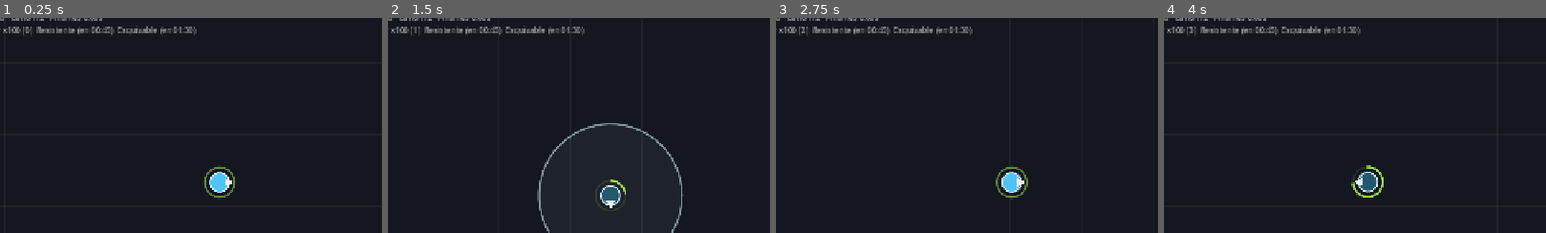
Above: before the commit, frames 1-4 (left to right).
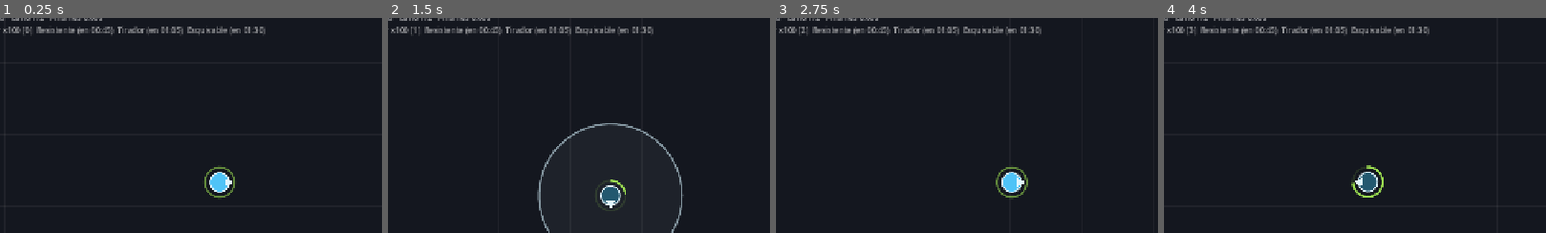
Above: after the commit, the same moments.

Repository: JesuaBetancor/survivor-prototype
Game: Godot game, scene res://scenes/main.tscn
Two runs of this game, one before a commit and one after it. Both use one fixed random seed, a clock stepped at 60 frames per second and the inputs below.
Inputs:
- Up to frame 1 (0.25 s): no input
- Up to frame 2 (1.5 s): tap Enter at 0.5 s; hold D (move_right) 0.53-1.28 s; tap Space (parry) at 0.6, 1.35 s; hold S (move_down) from 1.28 s (still down)
- Up to frame 3 (2.75 s): release S (move_down) at 2.03 s; hold D (move_right) from 2.03 s (still down); tap Space (parry) at 2.1 s
- Up to frame 4 (4 s): release D (move_right) at 2.78 s; hold W (move_up) 2.78-3.53 s; tap Space (parry) at 2.85, 3.6 s; hold A (move_left) from 3.53 s (still down)
The pictures show only the part of the screen within x 21-71%, y 12-62%; the shares and areas given below are measured in that part.

The runs differ from the first frame. In frame 1, 0.7% of the frame differs, in the area x 30-70%, y 3-9%; in frame 2, 0.7%; in frame 3, 0.7%; in frame 4, 0.7%.

Commit message:
Add a ranged enemy so the pulse radius upgrade has a job
Playtest feedback: with every enemy attacking in melee, a bigger pulse never
bought anything the player could not get by standing still. Tirador fires
from 340 px, well outside the 120 px starting radius, so the upgrade now
competes with closing the distance.

The shot is a real projectile at 225 px/s against the player's 250, so it
can be sidestepped. That keeps two answers open, matching the rest of the
roster: dodge the shot, or parry the shooter during its wind-up and the shot
never happens. Projectiles are parented to the spawner rather than the
shooter, since a shot has to outlive an enemy parried a frame later, and
they report hits through the same signal path as melee so there is one place
the player can be hurt.

Ranged types wear a ring silhouette. Pink alone read as another red circle
in a crowd, and telling a sniper from fodder is the difference between
closing in and backing off. Shape now carries the counterplay for all three
cases: solid circle melee, triangle unparriable, ring ranged.

This takes the roster to four types, past the three the original scope set.

Co-Authored-By: Claude Opus 5 <noreply@anthropic.com>

Diff:
--- a/project.godot
+++ b/project.godot
@@ -65,6 +65,7 @@
 2d_physics/layer_1="player"
 2d_physics/layer_2="enemies"
 2d_physics/layer_3="parry_pulse"
+2d_physics/layer_4="projectiles"
 
 [rendering]
 
--- /dev/null
+++ b/resources/ranged.tres
@@ -0,0 +1,28 @@
+[gd_resource type="Resource" script_class="EnemyType" load_steps=3 format=3]
+
+[ext_resource type="Script" path="res://scripts/enemy_type.gd" id="1_enemy_type"]
+[ext_resource type="PackedScene" path="res://scenes/projectile.tscn" id="2_projectile"]
+
+[resource]
+script = ExtResource("1_enemy_type")
+display_name = "Tirador"
+shape = 2
+color = Color(0.945, 0.384, 0.573, 1)
+telegraph_color = Color(1, 0.898, 0.31, 1)
+attack_color = Color(1, 1, 1, 1)
+radius = 13.0
+speed = 52.0
+attack_range = 340.0
+telegraph_duration = 1.0
+attack_duration = 0.15
+recovery_duration = 1.4
+damage = 1
+parry_hits_required = 1
+is_parriable = true
+xp_value = 3
+projectile_scene = ExtResource("2_projectile")
+projectile_speed = 225.0
+unlock_time = 65.0
+spawn_weight = 24.0
+weight_ramp_seconds = 60.0
+max_concurrent = 0
--- a/scenes/main.tscn
+++ b/scenes/main.tscn
@@ -9,6 +9,7 @@
 [ext_resource type="Resource" path="res://resources/tank.tres" id="7_tank"]
 [ext_resource type="Resource" path="res://resources/unparriable.tres" id="8_unparriable"]
 [ext_resource type="Script" path="res://scripts/health_pips.gd" id="9_pips"]
+[ext_resource type="Resource" path="res://resources/ranged.tres" id="10_ranged"]
 
 [node name="Main" type="Node2D"]
 script = ExtResource("1_main")
@@ -19,7 +20,7 @@
 [node name="Spawner" type="Node2D" parent="."]
 script = ExtResource("4_spawner")
 enemy_scene = ExtResource("5_enemy")
-enemy_types = Array[ExtResource("6_fodder")]([ExtResource("6_fodder"), ExtResource("7_tank"), ExtResource("8_unparriable")])
+enemy_types = Array[ExtResource("6_fodder")]([ExtResource("6_fodder"), ExtResource("7_tank"), ExtResource("10_ranged"), ExtResource("8_unparriable")])
 
 [node name="Player" parent="." instance=ExtResource("3_player")]
 
--- /dev/null
+++ b/scenes/projectile.tscn
@@ -0,0 +1,15 @@
+[gd_scene load_steps=3 format=3]
+
+[ext_resource type="Script" path="res://scripts/projectile.gd" id="1_projectile"]
+
+[sub_resource type="CircleShape2D" id="CircleShape2D_projectile"]
+radius = 7.0
+
+[node name="Projectile" type="Area2D"]
+z_index = 1
+collision_layer = 8
+collision_mask = 1
+script = ExtResource("1_projectile")
+
+[node name="CollisionShape2D" type="CollisionShape2D" parent="."]
+shape = SubResource("CircleShape2D_projectile")
--- a/scripts/enemy.gd
+++ b/scripts/enemy.gd
@@ -10,6 +10,9 @@
 
 signal died(enemy: Enemy, xp: int)
 signal hit_player(damage: int)
+## Ranged types emit this instead of hit_player; the shot carries the damage and
+## reports its own hit, so nothing depends on the shooter still being alive.
+signal projectile_fired(projectile: Projectile)
 
 @export var type: EnemyType
 
@@ -106,13 +109,32 @@
 		_enter_state(State.IDLE)
 
 
-## Fired once, on entering Attack. The player only gets hit if they are still in
-## range when the swing lands, so backing off is a valid answer to a telegraph.
+## Fired once, on entering Attack. For melee types the player only gets hit if
+## they are still in range when the swing lands, so backing off is a valid answer
+## to a telegraph. Ranged types launch a projectile instead.
 func _resolve_attack() -> void:
 	if not is_instance_valid(target):
 		return
+
+	if type.projectile_scene != null:
+		_fire_projectile()
+		return
+
 	if global_position.distance_to(target.global_position) <= type.attack_range:
 		hit_player.emit(type.damage)
+
+
+func _fire_projectile() -> void:
+	var shot: Projectile = type.projectile_scene.instantiate()
+	shot.setup(
+		type.damage, type.projectile_speed,
+		global_position.direction_to(target.global_position), type.color
+	)
+	shot.global_position = global_position
+	# Parented to the spawner, not to self: the shot has to outlive a shooter
+	# that gets parried a frame later.
+	get_parent().add_child(shot)
+	projectile_fired.emit(shot)
 
 
 # --- Parry interface (driven by the player's pulse in phase 3) --------------
@@ -186,16 +208,28 @@
 	match type.shape:
 		EnemyType.Shape.TRIANGLE:
 			_draw_triangle(size, color)
+		EnemyType.Shape.RING:
+			_draw_ring(size, color)
 		_:
 			draw_circle(Vector2.ZERO, size, color, true, -1.0, true)
 
 	if state == State.TELEGRAPH:
 		_draw_telegraph_ring()
+		if type.projectile_scene != null:
+			_draw_aim_line()
 
 
 ## Unparriable types wear a triangle so the "you cannot parry this, move" rule
 ## is legible from the silhouette alone, even buried in a red swarm. Drawn along
 ## local +X; the node's rotation aims it.
+## A hollow ring with a pip in the middle, reading as a sight. Ranged types are
+## the only ones the player must close on or out-range, so they cannot look like
+## the melee crowd they sit behind.
+func _draw_ring(size: float, color: Color) -> void:
+	draw_arc(Vector2.ZERO, size * 0.74, 0.0, TAU, 32, color, size * 0.52, true)
+	draw_circle(Vector2.ZERO, size * 0.3, color, true, -1.0, true)
+
+
 func _draw_triangle(size: float, color: Color) -> void:
 	draw_colored_polygon(PackedVector2Array([
 		Vector2(size * 1.5, 0.0),
@@ -214,6 +248,21 @@
 	draw_arc(
 		Vector2.ZERO, ring_radius, 0.0, TAU, 40,
 		Color(type.telegraph_color, alpha), 2.5, true
+	)
+
+
+## Ranged wind-ups need to show *where* the shot is going, not just that one is
+## coming: at 340 px the enemy is off in the crowd and the line is the only cue
+## tying it to the player.
+func _draw_aim_line() -> void:
+	if not is_instance_valid(target):
+		return
+	var progress: float = clampf(_state_time / type.telegraph_duration, 0.0, 1.0)
+	var local_target: Vector2 = to_local(target.global_position)
+	draw_line(
+		Vector2.ZERO, local_target,
+		Color(type.telegraph_color, lerpf(0.15, 0.7, progress)),
+		lerpf(1.0, 2.5, progress), true
 	)
 
 
--- a/scripts/enemy_type.gd
+++ b/scripts/enemy_type.gd
@@ -4,10 +4,11 @@
 ## Per-type enemy tuning. One Enemy.tscn is reused for every type; only this
 ## resource changes. Adding a new enemy kind means adding a .tres, not a scene.
 
-## Silhouette. Shape carries the parry rule at a glance: circles can be
-## parried, triangles never can, so the player reads counterplay from the
-## outline before the colour registers.
-enum Shape { CIRCLE, TRIANGLE }
+## Silhouette. Shape carries the counterplay at a glance, before colour
+## registers: solid circles are parriable melee, triangles can never be parried
+## and must be dodged, rings shoot from outside your pulse. Hue alone was not
+## enough once four types shared a crowded screen.
+enum Shape { CIRCLE, TRIANGLE, RING }
 
 @export var display_name: String = "Fodder"
 
@@ -42,6 +43,12 @@
 @export var is_parriable: bool = true
 @export var xp_value: int = 1
 
+@export_group("Ranged")
+## When set, Attack fires one of these instead of resolving as a melee hit, and
+## attack_range becomes firing range.
+@export var projectile_scene: PackedScene
+@export var projectile_speed: float = 230.0
+
 @export_group("Spawning")
 ## Run time in seconds before this type starts appearing at all.
 @export var unlock_time: float = 0.0
--- a/scripts/main.gd
+++ b/scripts/main.gd
@@ -165,6 +165,14 @@
 	enemy.died.connect(_on_enemy_died)
 	enemy.hit_player.connect(player.take_damage)
 	enemy.hit_player.connect(_on_player_hit)
+	enemy.projectile_fired.connect(_on_projectile_fired)
+
+
+## Shots take the same damage path as melee hits, so there is one place where
+## the player can be hurt and one place where hits are counted.
+func _on_projectile_fired(projectile: Projectile) -> void:
+	projectile.hit_player.connect(player.take_damage)
+	projectile.hit_player.connect(_on_player_hit)
 
 
 func _on_enemy_died(_enemy: Enemy, enemy_xp: int) -> void:
--- /dev/null
+++ b/scripts/projectile.gd
@@ -0,0 +1,52 @@
+class_name Projectile
+extends Area2D
+
+## Shot fired by ranged enemies. Deliberately slower than the player so it can
+## be sidestepped: the ranged type should widen the answer set (dodge it, or
+## parry the shooter before it fires), not shrink it to one.
+
+signal hit_player(damage: int)
+
+const MAX_LIFETIME: float = 4.0
+
+var damage: int = 1
+var speed: float = 230.0
+var direction: Vector2 = Vector2.RIGHT
+var color: Color = Color("ec407a")
+var radius: float = 7.0
+
+var _lifetime: float = 0.0
+
+
+## Called before the projectile enters the tree.
+func setup(p_damage: int, p_speed: float, p_direction: Vector2, p_color: Color) -> void:
+	damage = p_damage
+	speed = p_speed
+	direction = p_direction.normalized()
+	color = p_color
+	rotation = direction.angle()
+
+
+func _ready() -> void:
+	body_entered.connect(_on_body_entered)
+
+
+func _physics_process(delta: float) -> void:
+	global_position += direction * speed * delta
+	_lifetime += delta
+	if _lifetime >= MAX_LIFETIME:
+		queue_free()
+
+
+func _on_body_entered(body: Node2D) -> void:
+	if body is Player:
+		hit_player.emit(damage)
+		queue_free()
+
+
+## Drawn along local +X with the node rotated to aim, so the tail always trails
+## correctly without a redraw per frame.
+func _draw() -> void:
+	draw_line(Vector2(-radius * 2.6, 0.0), Vector2.ZERO, Color(color, 0.35), radius * 0.9, true)
+	draw_circle(Vector2.ZERO, radius, color, true, -1.0, true)
+	draw_circle(Vector2.ZERO, radius * 0.45, Color(1, 1, 1, 0.9), true, -1.0, true)
Not shown: 1 places in scenes/main.tscn that only renumber resources
Not shown, added: scripts/projectile.gd.uid
